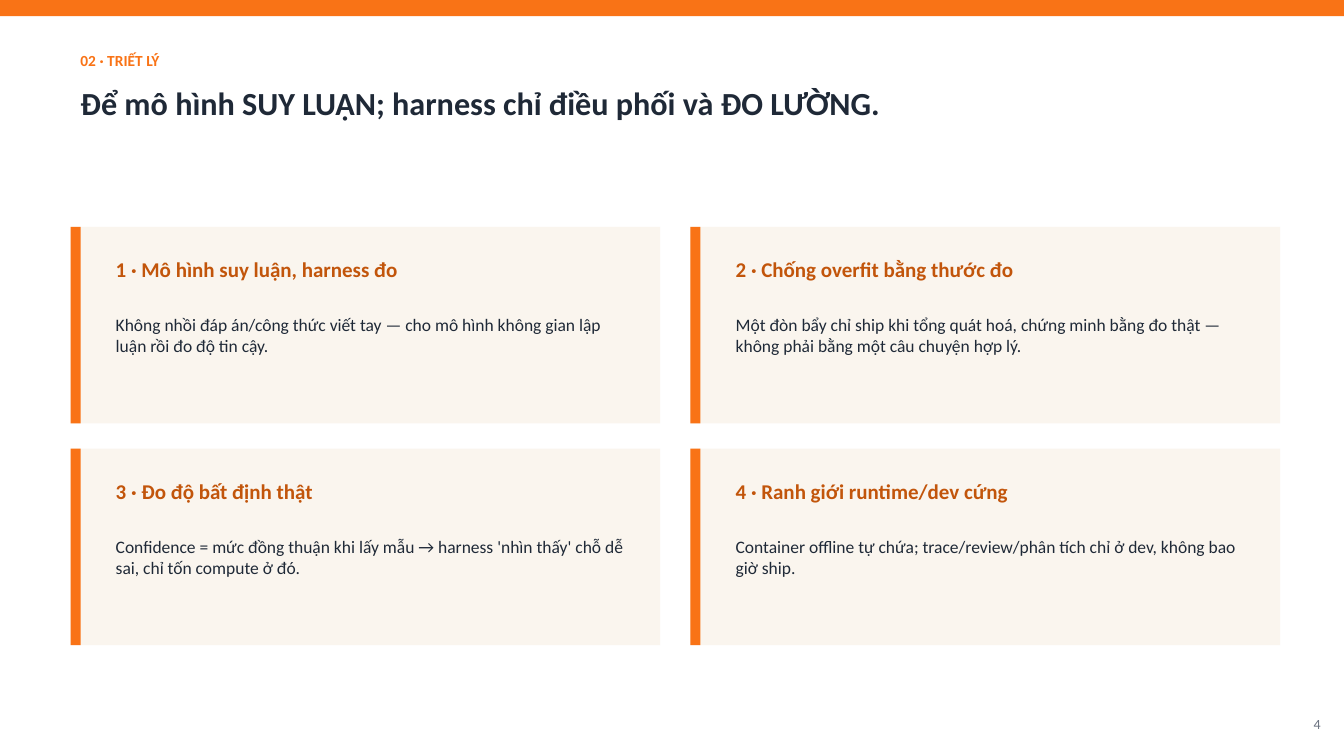
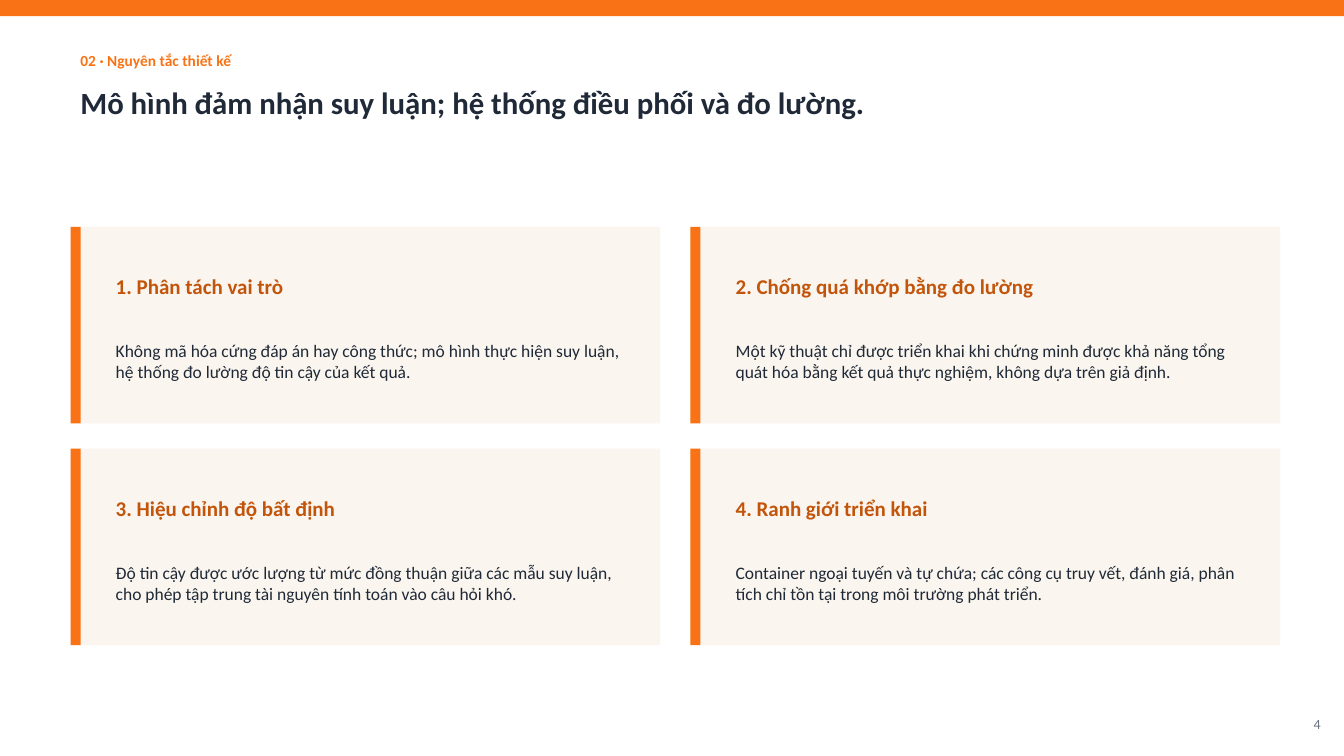
Before and after one commit to meiiie/bang_c, a slide deck: slide 4 of docs/Neko-Core-Thuyet-minh-phuong-phap.pptx. Drawn at 1344x756 pixels with LibreOffice and Linux fonts; fonts in the diff are those of the drawing. Boxes give left, top, right and bottom in pixels: in the first picture for what was removed or moved away, otherwise in the second. Text is boxed around its words. In the diff, an @@ line names an element or a change of style, - is before the commit and + after.

```diff
--- a/docs/Neko-Core-Thuyet-minh-phuong-phap.pptx
+++ b/docs/Neko-Core-Thuyet-minh-phuong-phap.pptx
@@ text at <box>80,53,231,69</box>: text changed @@
-02 · TRIẾT LÝ
+02 · Nguyên tắc thiết kế
@@ text at <box>80,90,864,120</box>: text changed; size 23 to 22 pt @@
-Để mô hình SUY LUẬN; harness chỉ điều phối và ĐO LƯỜNG.
+Mô hình đảm nhận suy luận; hệ thống điều phối và đo lường.
@@ text "1. Phân tách vai trò" at <box>116,279,619,381</box>: vertical alignment top to middle @@
@@ text removed at <box>116,262,397,281</box> @@
-1 · Mô hình suy luận, harness đo
@@ text removed at <box>736,260,1013,281</box> @@
-2 · Chống overfit bằng thước đo
@@ text at <box>116,279,619,381</box>: text changed @@
-Không nhồi đáp án/công thức viết tay — cho mô hình không gian lập luận rồi đo độ tin cậy.
+1. Phân tách vai trò
+Không mã hóa cứng đáp án hay công thức; mô hình thực hiện suy luận, hệ thống đo lường độ tin cậy của kết quả.
@@ text added at <box>736,277,1225,381</box>, 12.5 pt, text #1F2937 @@
+2. Chống quá khớp bằng đo lường
+Một kỹ thuật chỉ được triển khai khi chứng minh được khả năng tổng quát hóa bằng kết quả thực nghiệm, không dựa trên giả định.
@@ text removed at <box>736,317,1200,355</box> @@
-Một đòn bẩy chỉ ship khi tổng quát hoá, chứng minh bằng đo thật — không phải bằng một câu chuyện hợp lý.
@@ text "4. Ranh giới triển khai" at <box>736,499,1235,603</box>: vertical alignment top to middle @@
@@ text removed at <box>116,483,313,503</box> @@
-3 · Đo độ bất định thật
@@ text added at <box>116,500,612,603</box>, 12.5 pt, text #1F2937 @@
+3. Hiệu chỉnh độ bất định
+Độ tin cậy được ước lượng từ mức đồng thuận giữa các mẫu suy luận, cho phép tập trung tài nguyên tính toán vào câu hỏi khó.
@@ text at <box>736,499,1235,603</box>: text changed @@
-Container offline tự chứa; trace/review/phân tích chỉ ở dev, không bao giờ ship.
+4. Ranh giới triển khai
+Container ngoại tuyến và tự chứa; các công cụ truy vết, đánh giá, phân tích chỉ tồn tại trong môi trường phát triển.
@@ text removed at <box>736,484,1008,503</box> @@
-4 · Ranh giới runtime/dev cứng
@@ text removed at <box>116,539,623,577</box> @@
-Confidence = mức đồng thuận khi lấy mẫu → harness 'nhìn thấy' chỗ dễ sai, chỉ tốn compute ở đó.
```
Also in this commit, not shown: 12 other slides changed, 1 other file.
